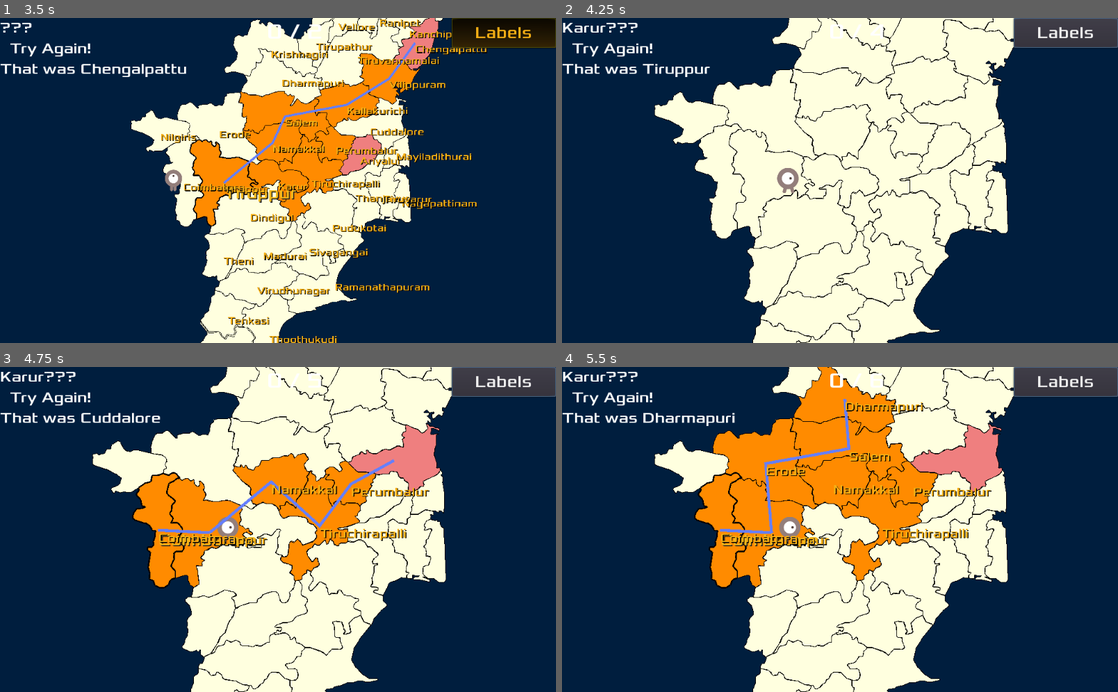
Above: before the commit, frames 1-4 (two rows, left to right).
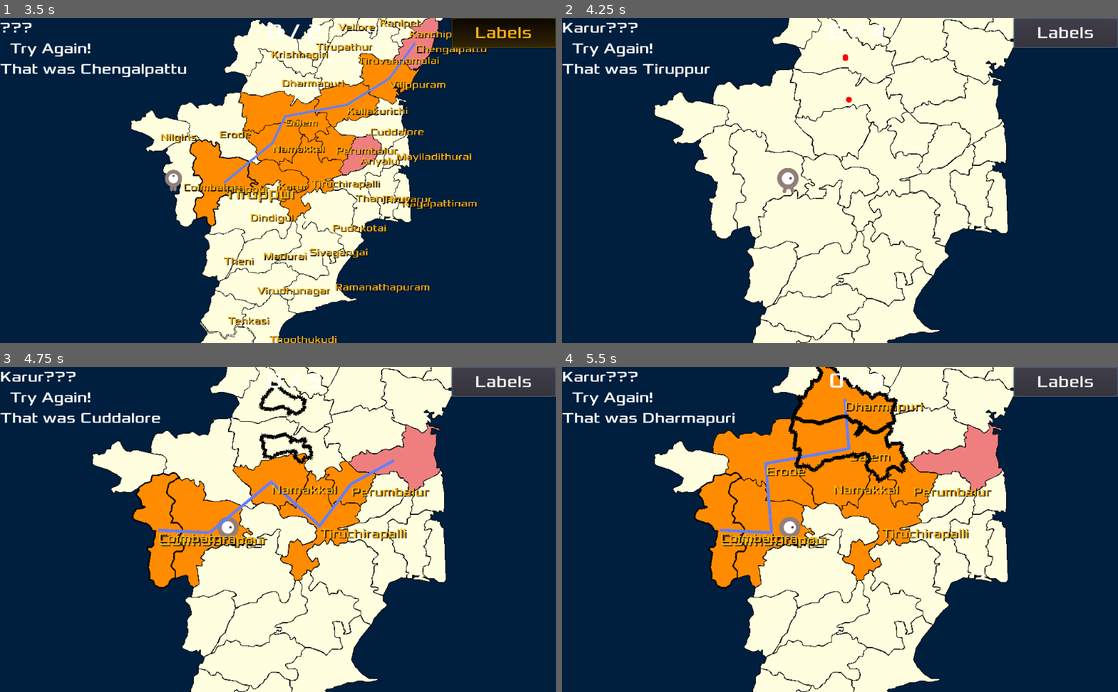
Above: after the commit, the same moments.

Repository: sharun-s/godot-tn
Game: Godot game, scene res://Node2D.tscn
Same seed, same stepped clock (60 frames per second), same inputs: the game is played once before the commit and once after it.
Inputs (mouse positions are in pixels of both pictures, inside the frame that each line leads up to):
- Up to frame 1 (3.5 s): click "Quiz" at 0.5 s; click "Labels" at 1.25 s; tap Enter at 2 s; drag from (361, 154) to (172, 177) at 2.02 s; tap Space at 2.75 s; drag from (417, 44) to (172, 177) at 2.77 s
- Up to frame 2 (4.25 s): tap Enter at 3.5 s; move the mouse to (745, 180) at 3.52 s; hold Right (ui_right) from 3.53 s (still down); hold Mouse wheel up (zoom_in) from 3.53 s (still down); click (745, 180) at 3.67 s
- Up to frame 3 (4.75 s): release Right (ui_right) at 4.25 s; release Mouse wheel up (zoom_in) at 4.25 s; drag from (394, 461) to (155, 529) at 4.27 s
- Up to frame 4 (5.5 s): drag from (845, 399) to (717, 529) at 5.02 s

Frame 1 is identical in both runs. In frame 2, less than 0.1% of the frame differs, in the area x 50-53%, y 11-27%; in frame 3, 0.6%; in frame 4, 1.2%, in the area x 40-63%, y 0-36%.

Commit message:
Test instancing cell and starting animation from Main scene

Diff:
--- a/TN.gd
+++ b/TN.gd
@@ -204,19 +204,6 @@
 
 
 var dhistory=[{
-#		Salem=[['Salem','Dharmapuri','Namakkal','Krishnagiri'],Color.mediumspringgreen],
-#		Coimbatore=[['Tiruppur','Coimbatore','Erode'], Color.darkgreen],
-#		Madurai=[['Madurai','Dindigul','Theni'], Color.lightgreen],
-#		Ramanathapuram=[['Ramanathapuram','Sivagangai','Virudhunagar'],Color.lemonchiffon],
-#		Tirunelveli=[['Tirunelveli','Thoothukudi','Tenkasi'],Color.honeydew],
-#		"North Arcot":[['Tiruvannamalai','Vellore','Tirupathur','Ranipet'],Color.violet],
-#		"South Arcot":[['Cuddalore','Vilippuram','Kallakurichi'], Color.lightblue],
-#		"Chinglepet":[['Chengalpattu','Kanchipuram','Tiruvallur'],Color.lightgoldenrod],
-#		Trichy=[['Tiruchirapalli','Karur','Perumbalur','Ariyalur'],Color.salmon],
-#		Thanjavur=[['Pudukotai','Thanjavur','Tiruvarur','Nagapattinam','Mayiladithurai'],Color.peachpuff],
-#		Madras=[['Chennai'], Color.yellow],
-#		Nilgiris=[['Nilgiris'],Color.greenyellow],
-#		Kanyakumari=[['Kanyakumari'],Color.gold],
 
 	Salem=[['Salem', 'Dharmapuri', 'Namakkal', 'Krishnagiri'],Color.mediumspringgreen],
 	Coimbatore=[['Tiruppur', 'Coimbatore', 'Erode'], Color.darkgreen],#006400
@@ -233,12 +220,12 @@
 	Kanyakumari=[['Kanyakumari'],Color.gold],
 	},
 	{
-		Salem=[['Salem','Namakkal'], Color.mediumspringgreen.lightened(.2)],
-		Dharmapuri=[['Dharmapuri','Krishnagiri'],Color.mediumspringgreen]
+		Salem=[['Salem','Namakkal'], Color.mediumspringgreen],
+		Dharmapuri=[['Dharmapuri','Krishnagiri'],Color.mediumspringgreen.darkened(.4)]
 	},
 	{
 		Thanjavur=[['Thanjavur','Tiruvarur','Nagapattinam','Mayiladithurai'],Color.peachpuff], #ffda89
-		Pudukotai=[['Pudukotai'], Color.peachpuff.lightened(.2)]
+		Pudukotai=[['Pudukotai'], Color.peachpuff.darkened(.3)]
 	},
 	{
 		Erode=[['Erode'], Color.darkgreen.lightened(.2)],
@@ -596,6 +583,7 @@
 		get_tree().set_group("dlabels","visible",false)
 		$HUD/Labels["modulate"]=Color(1.0, 1.0, 1.0)
 
+var cell=preload("res://cell.tscn")
 func _on_TN_ready():
 	$Timer.start(1)
 	yield($Timer,"timeout")
@@ -644,6 +632,16 @@
 	get_node('Nilgiris').add_to_group('West')
 	#if OS.get_name()=='Android':
 	#	$HUD/Message.anchor_left=.45
+	var c=cell.instance()
+	add_child(c)
+	c.start(
+		[{node=get_node('Salem'),loc=d['Salem']}],
+		[{node=get_node('Salem'),loc=d['Salem']},
+		{node=get_node('Dharmapuri'),loc=d['Dharmapuri']},
+		#{node=get_node('Krishnagiri'),loc=d['Krishnagiri']},
+		#{node=get_node('Namakkal'),loc=d['Namakkal']}
+		])
+
 
 func _on_Player_hit(name):
 	#$HUD/Message.text='Gopal has wandered into '+ name
